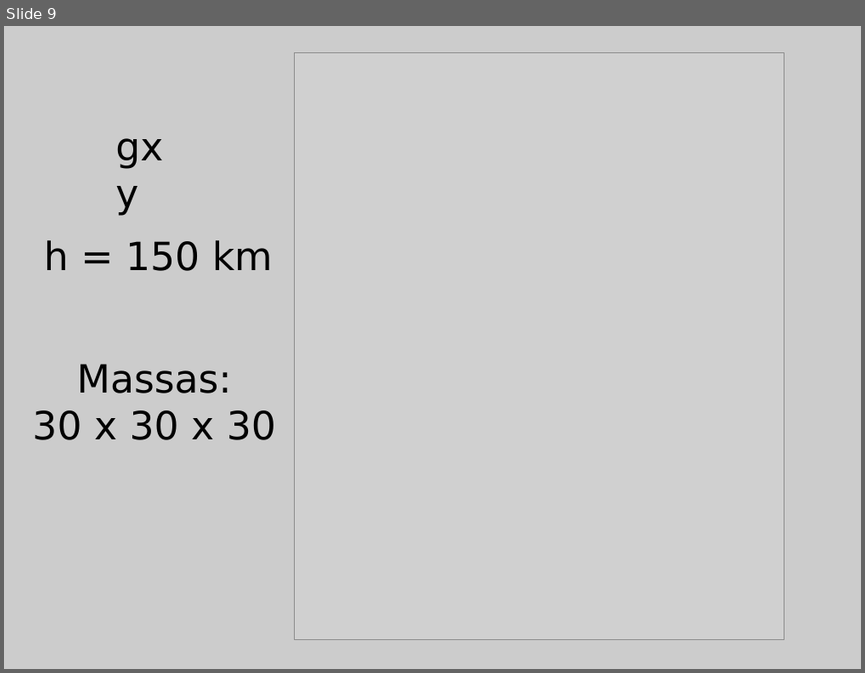
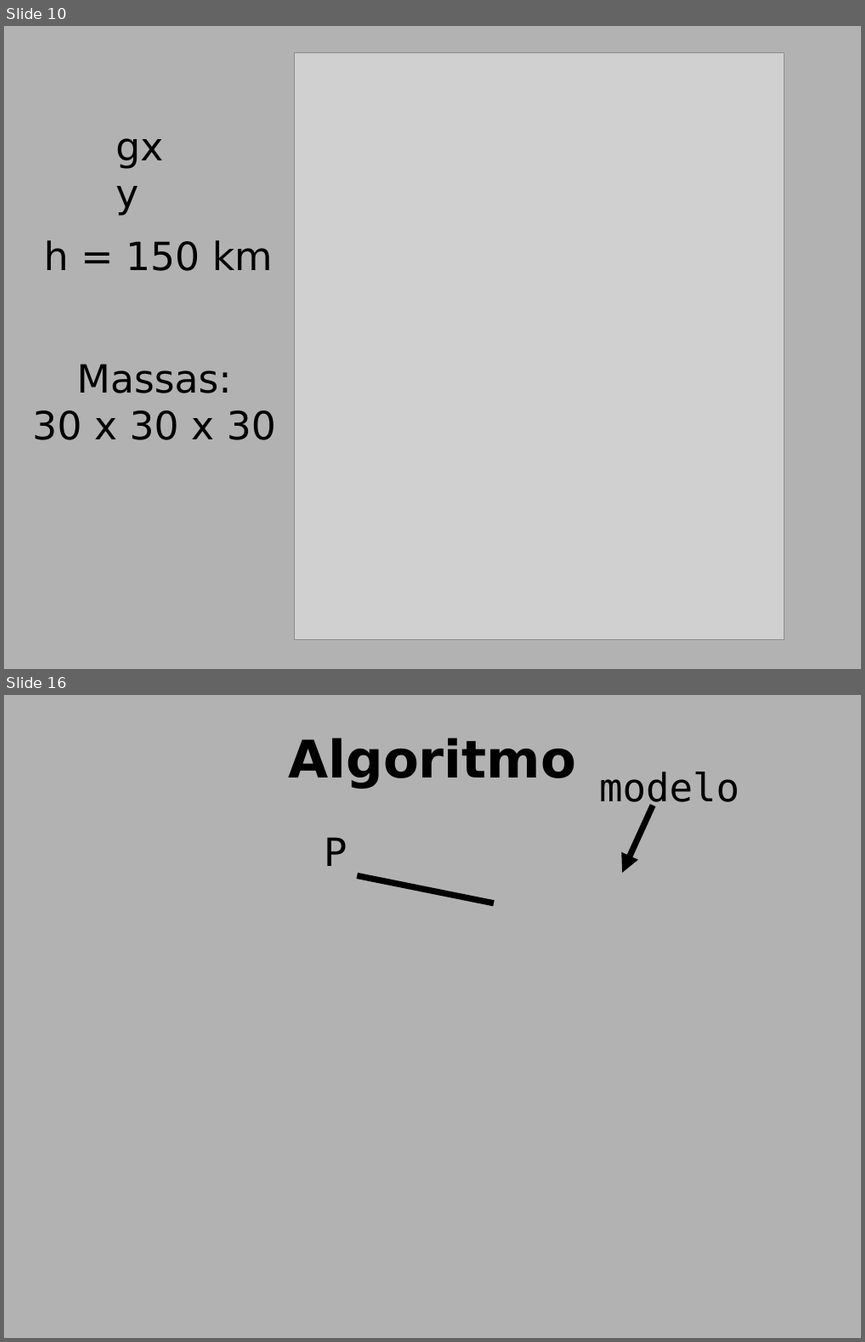
Before and after one commit to leouieda/seminario-on-2014, a slide deck: slides.odp. Shown one above the other, each under a label of ours: slide 9 before the commit, slides 10 and 16 after it; the slides between them are not shown. The pictures are 865x673 and 865x1342 pixels, drawn with LibreOffice and Linux fonts; fonts in the diff are those of the drawing; grey boxes stand for pictures; background and template pictures are left out. Boxes give left, top, right and bottom in pixels: in the first picture for what was removed or moved away, otherwise in the second. Text is boxed around its words. In the diff, an @@ line names an element or a change of style, - is before the commit and + after.

```diff
--- a/slides.odp
+++ b/slides.odp
@@ slide 16 added at (4, 695, 861, 1338), background picture (left out) @@
@@ title added at (288, 737, 576, 788), 48 pt, text #000000, bold @@
+Algoritmo
@@ text added at (599, 771, 739, 810), 36 pt, text #000000 @@
+modelo
@@ arrow added from (653, 805) to (622, 873), #000000 5.67 pt @@
@@ text added at (324, 837, 347, 866), 36 pt, text #000000 @@
+P
@@ line added from (357, 875) to (494, 903), #000000 5.67 pt @@
@@ what was slide 9 is now slide 10 @@
@@ slide 10 changed as well @@
@@ background #CCCCCC to #B2B2B2 @@
```
Also in this commit, not shown: 6 other slides changed, 24 other slides added, 1 slide removed, 1 other file.
